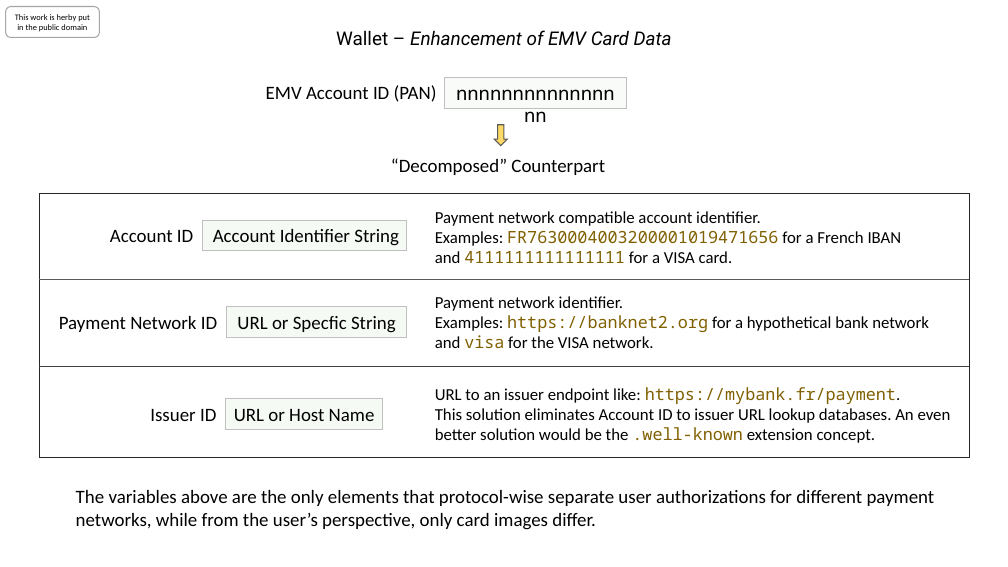
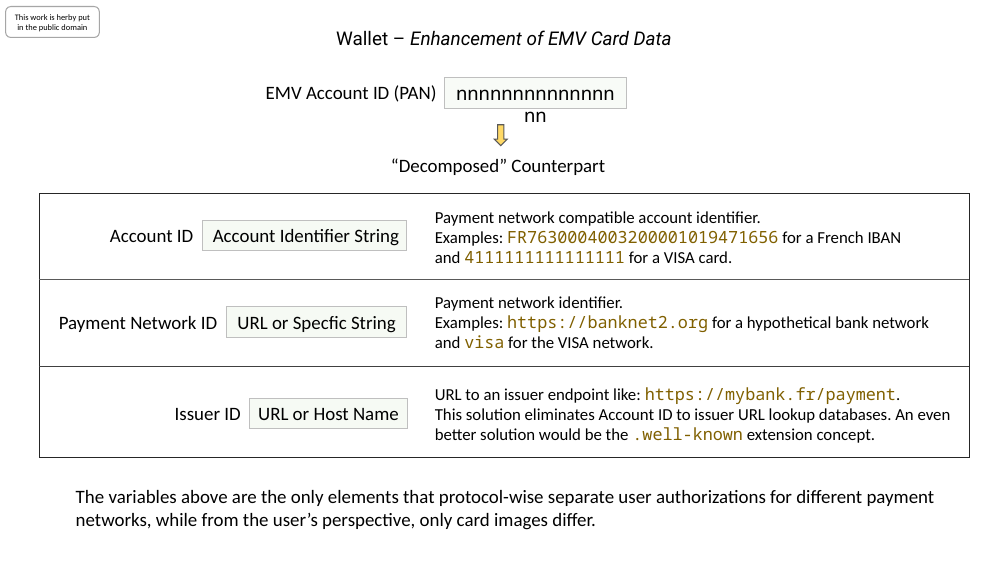
Before and after one commit to cyberphone/doc, a slide deck: slide 1 of defensive-publications/emv-data-enhancement.pptx. Drawn at 1008x567 pixels with LibreOffice and Linux fonts; fonts in the diff are those of the drawing. Boxes give left, top, right and bottom in pixels: in the first picture for what was removed or moved away, otherwise in the second. Text is boxed around its words. In the diff, an @@ line names an element or a change of style, - is before the commit and + after.

```diff
--- a/defensive-publications/emv-data-enhancement.pptx
+++ b/defensive-publications/emv-data-enhancement.pptx
@@ text "Issuer ID" moved from (x1=150, y1=409, x2=216, y2=421) to (x1=175, y1=408, x2=240, y2=420) @@
@@ rectangle "URL or Host Name" moved from (x1=225, y1=399, x2=383, y2=430) to (x1=250, y1=399, x2=407, y2=429) @@
```
Also in this commit, not shown: 1 other file.
